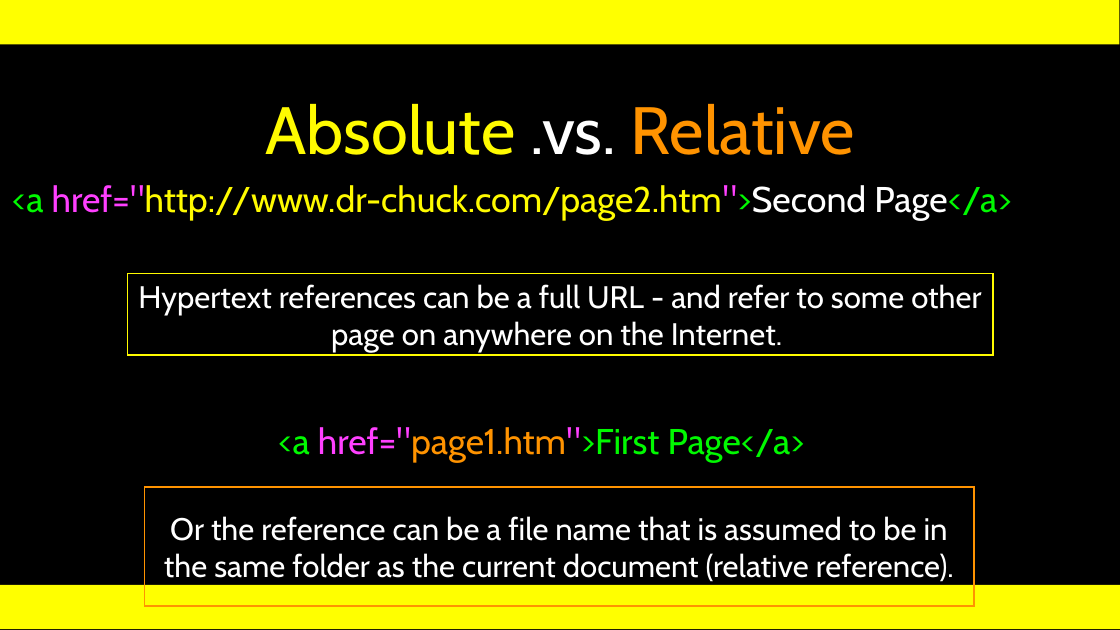
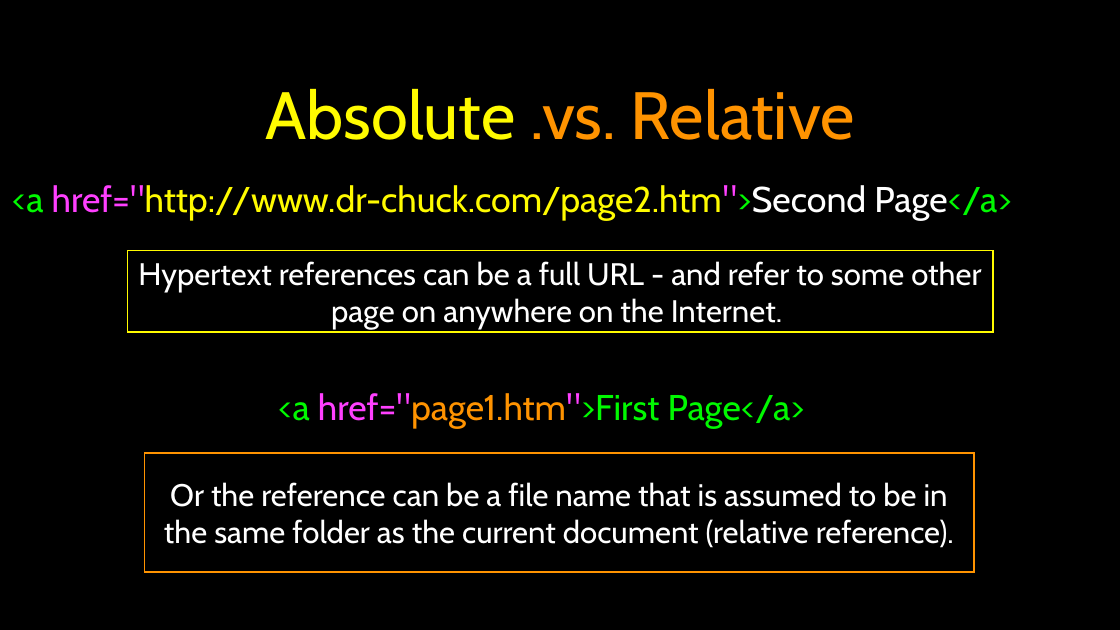
Before and after one commit to csev/wa4e, a slide deck: slide 23 of lectures/Web-01-HTML.ppt (slide 13 before the commit). Drawn at 1120x630 pixels with LibreOffice and Linux fonts; fonts in the diff are those of the drawing. Boxes give left, top, right and bottom in pixels: in the first picture for what was removed or moved away, otherwise in the second. Text is boxed around its words. In the diff, an @@ line names an element or a change of style, - is before the commit and + after.

```diff
--- a/lectures/Web-01-HTML.ppt
+++ b/lectures/Web-01-HTML.ppt
@@ rectangle at [0, 0, 1120, 43]: fill #FFFF00 to #000000 @@
@@ title "Absolute .vs. Relative": place and size @@
-title "Absolute .vs. Relative" at [265, 104, 855, 155]
+title "Absolute .vs. Relative" at [265, 89, 855, 140]
@@ title "Absolute .vs. Relative" at [265, 89, 855, 140]: text colour #FFFFFF to #FF9300 in ".vs."; vertical alignment bottom to middle @@
@@ rectangle "Hypertext references can be a ...": place and size @@
-rectangle "Hypertext references can be a ..." at [128, 273, 993, 355]
+rectangle "Hypertext references can be a ..." at [128, 251, 993, 333]
@@ text "<a href="page1.htm">First Page</a>": place and size @@
-text "<a href="page1.htm">First Page</a>" at [278, 427, 805, 462]
+text "<a href="page1.htm">First Page</a>" at [278, 393, 805, 428]
@@ rectangle "Or the reference can be ...": place and size @@
-rectangle "Or the reference can be ..." at [144, 487, 974, 606]
+rectangle "Or the reference can be ..." at [144, 454, 974, 572]
@@ rectangle at [0, 585, 1120, 629]: fill #FFFF00 to #000000 @@
```
Also in this commit, not shown: 17 other slides changed, 12 slides added, 21 slides removed.
